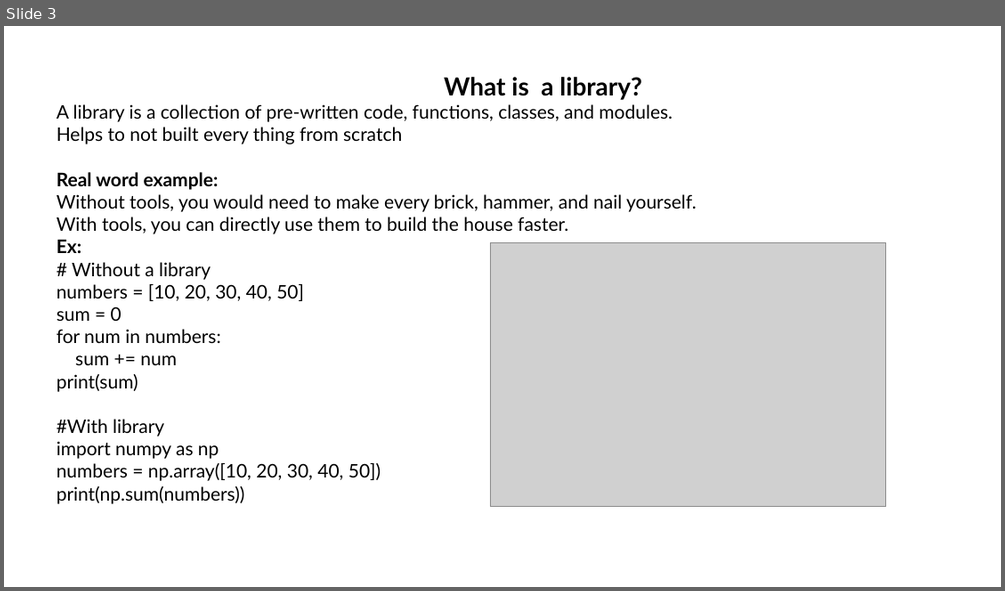
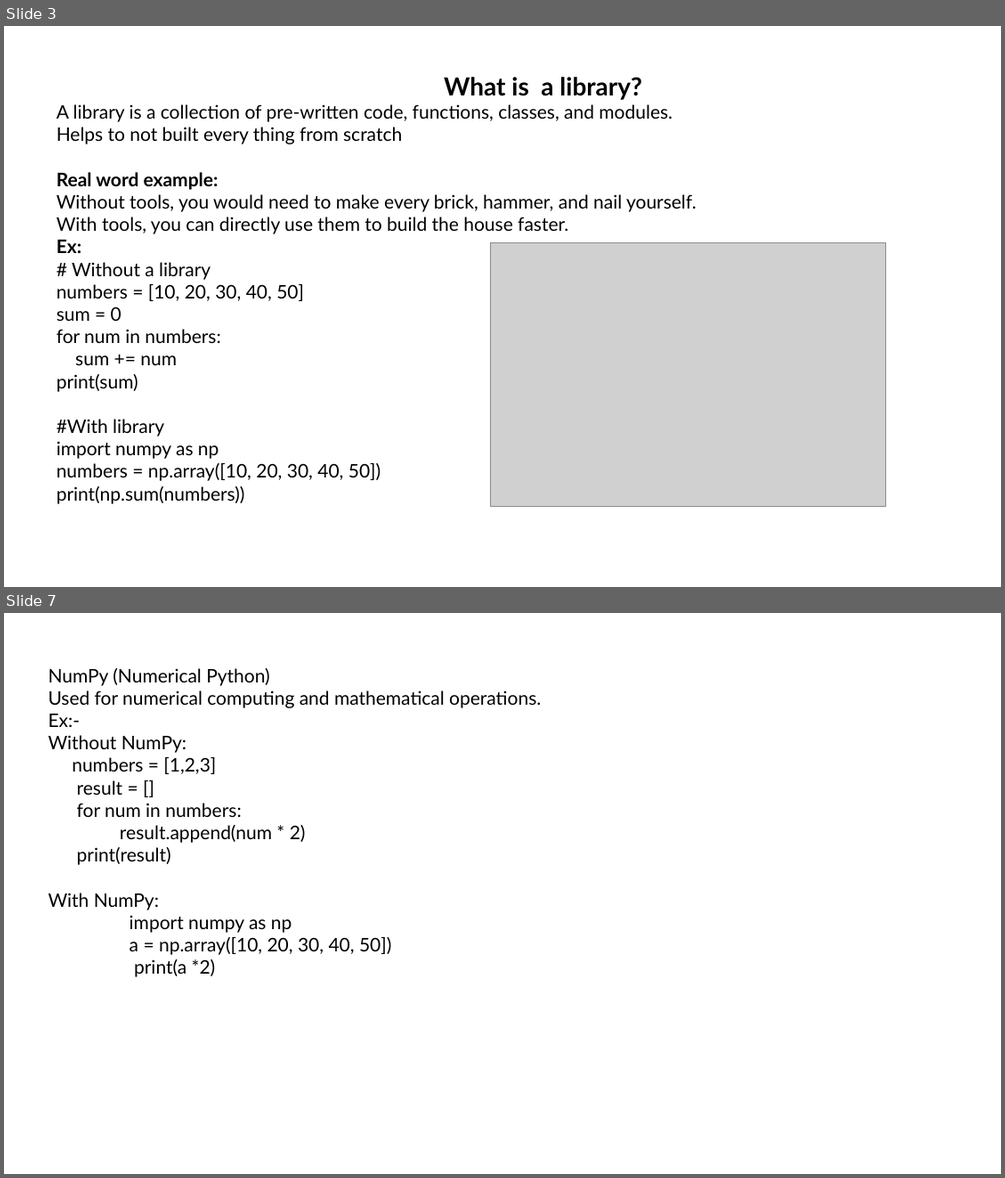
Before and after one commit to srilekhachundu/office_files, a slide deck: Python_Library.pptx. Shown one above the other, each under a label of ours: slide 3 before the commit, slides 3 and 7 after it; the slides between them are not shown. The pictures are 1005x591 and 1005x1178 pixels, drawn with LibreOffice and Linux fonts; fonts in the diff are those of the drawing; grey boxes stand for pictures. Boxes give left, top, right and bottom in pixels: in the first picture for what was removed or moved away, otherwise in the second. Text is boxed around its words. In the diff, an @@ line names an element or a change of style, - is before the commit and + after.

```diff
--- a/Python_Library.pptx
+++ b/Python_Library.pptx
@@ slide 7 added at [4, 613, 1001, 1174], background #FFFFFF @@
@@ text added at [48, 668, 541, 977], 18 pt, text #000000 @@
+NumPy (Numerical Python)
+Used for numerical computing and mathematical operations.
+Ex:-
+Without NumPy:
+numbers = [1,2,3]
+result = []
+for num in numbers:
+result.append(num * 2)
+print(result)
+With NumPy:
+import numpy as np
+a = np.array([10, 20, 30, 40, 50])
+print(a *2)
```
Also in this commit, not shown: 3 other slides added, 1 slide removed.
